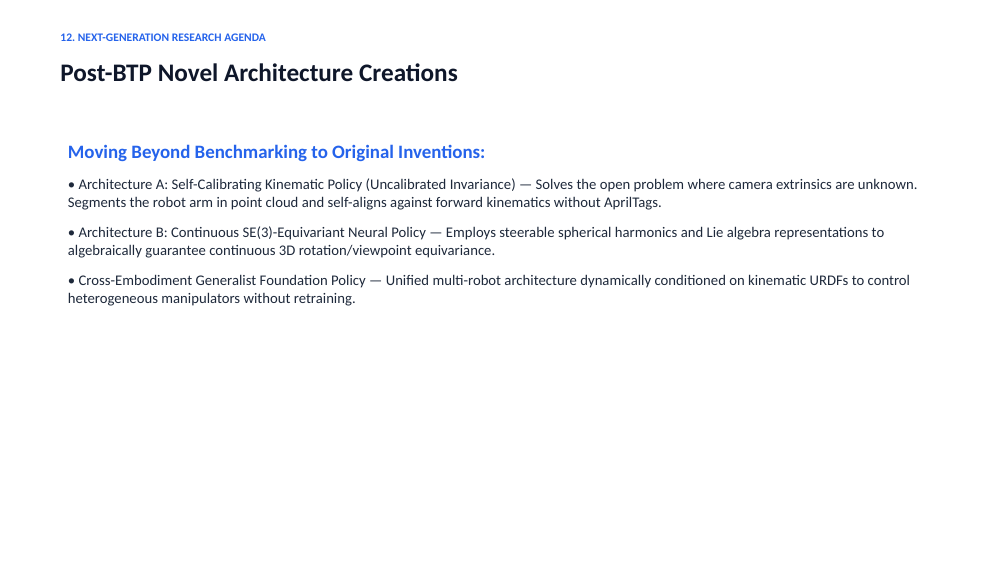
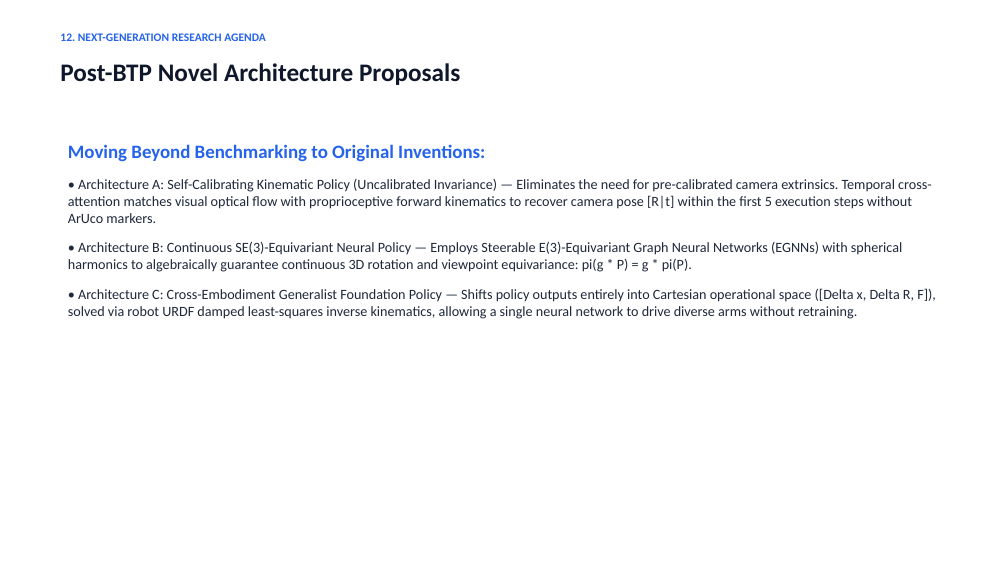
Before and after one commit to Durgesh-Shelke/Multi-viewpoint_Generalization, a slide deck: slide 13 of BTP_Final_Defense_Presentation.pptx. Drawn at 1008x567 pixels with LibreOffice and Linux fonts; fonts in the diff are those of the drawing. Boxes give left, top, right and bottom in pixels: in the first picture for what was removed or moved away, otherwise in the second. Text is boxed around its words. In the diff, an @@ line names an element or a change of style, - is before the commit and + after.

```diff
--- a/BTP_Final_Defense_Presentation.pptx
+++ b/BTP_Final_Defense_Presentation.pptx
@@ text at [60,63,460,85]: text changed @@
-Post-BTP Novel Architecture Creations
+Post-BTP Novel Architecture Proposals
@@ text at [68,179,936,319]: text changed; size 14 to 13.5 pt @@
-• Architecture A: Self-Calibrating Kinematic Policy (Uncalibrated Invariance) — Solves the open problem where camera extrinsics are unknown. Segments the robot arm in point cloud and self-aligns against forward kinematics without AprilTags.
-• Architecture B: Continuous SE(3)-Equivariant Neural Policy — Employs steerable spherical harmonics and Lie algebra representations to algebraically guarantee continuous 3D rotation/viewpoint equivariance.
-• Cross-Embodiment Generalist Foundation Policy — Unified multi-robot architecture dynamically conditioned on kinematic URDFs to control heterogeneous manipulators without retraining.
+• Architecture A: Self-Calibrating Kinematic Policy (Uncalibrated Invariance) — Eliminates the need for pre-calibrated camera extrinsics. Temporal cross-attention matches visual optical flow with proprioceptive forward kinematics to recover camera pose [R|t] within the first 5 execution steps without ArUco markers.
+• Architecture B: Continuous SE(3)-Equivariant Neural Policy — Employs Steerable E(3)-Equivariant Graph Neural Networks (EGNNs) with spherical harmonics to algebraically guarantee continuous 3D rotation and viewpoint equivariance: pi(g * P) = g * pi(P).
+• Architecture C: Cross-Embodiment Generalist Foundation Policy — Shifts policy outputs entirely into Cartesian operational space ([Delta x, Delta R, F]), solved via robot URDF damped least-squares inverse kinematics, allowing a single neural network to drive diverse arms without retraining.
```
Also in this commit, not shown: 13 other slides changed, 6 other files.
